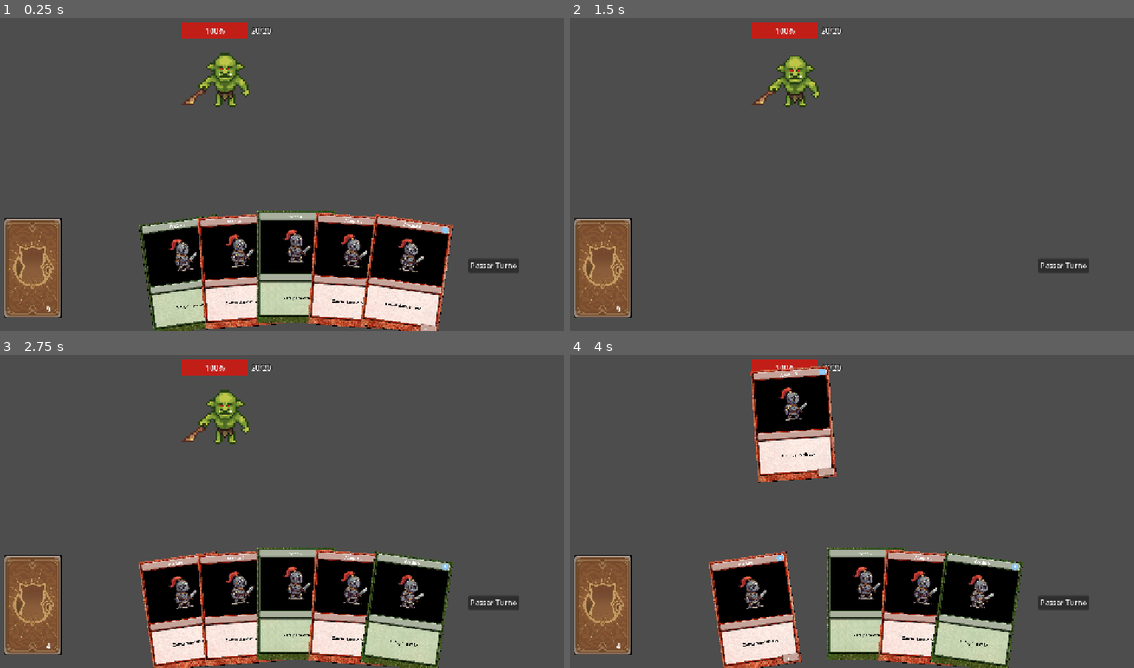
Above: before the commit, frames 1-4 (two rows, left to right).
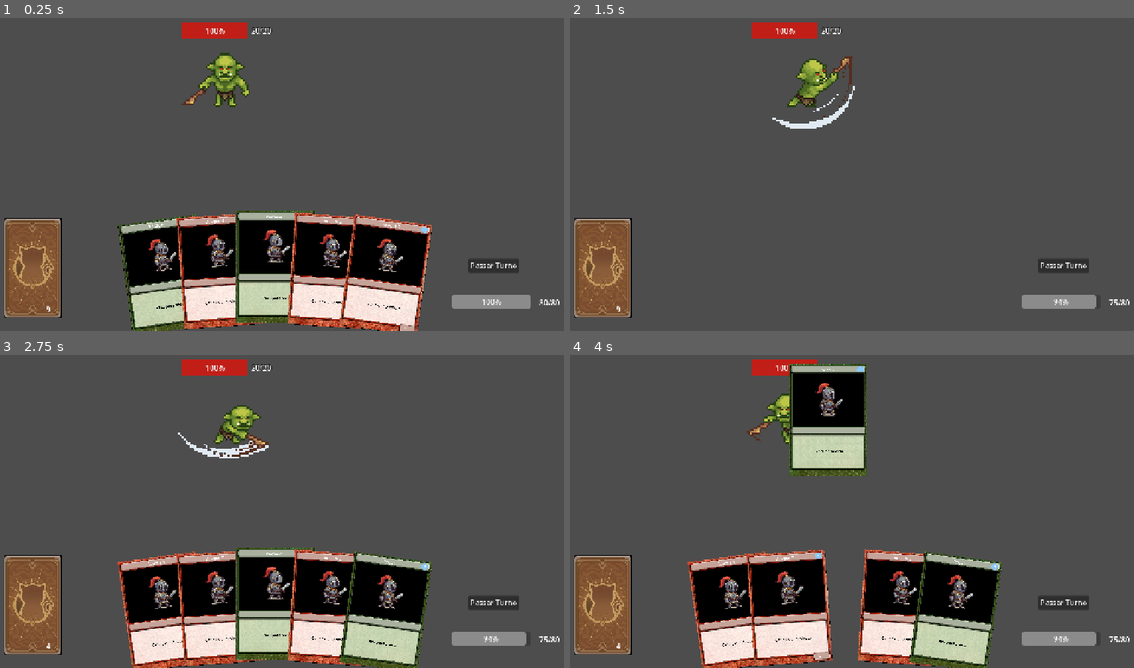
Above: after the commit, the same moments.

Repository: kaio358/ProjetoDeckBuilder
Game: Godot game, scene res://cenas/fases/fasePadrao.tscn
The game is run twice, just before and just after one commit, with the same random seed, the same clock (stepped at 60 frames per second) and the same inputs. This scene is started directly instead of the project's main scene.
Inputs (mouse positions are in pixels of both pictures, inside the frame that each line leads up to):
- Up to frame 1 (0.25 s): no input
- Up to frame 2 (1.5 s): click "Passar Turno" at 0.5 s; move the mouse to (981, 149) at 1.27 s; click (981, 149) at 1.42 s
- Up to frame 3 (2.75 s): drag from (163, 517) to (293, 605) at 2.02 s
- Up to frame 4 (4 s): move the mouse to (756, 611) at 2.77 s; click (756, 611) at 2.92 s; drag from (812, 608) to (795, 423) at 3.52 s

The runs differ from the first frame. In frame 1, 12% of the frame differs, in the area x 20-100%, y 61-100%; in frame 2, 2.3%; in frame 3, 13%; in frame 4, 21%, in the area x 20-100%, y 2-100%.

Commit message:
Inimigo_atacando_e_barra_de_vida_do_jogador
Um bom progresso do desenvolvimento do ataque do inimigo, mas preciso dar uma calibrada na animação e adicionar outras coisas que o inimigo pode fazer

Diff:
--- a/cenas/fases/fasePadrao.tscn
+++ b/cenas/fases/fasePadrao.tscn
@@ -1,6 +1,7 @@
 [gd_scene format=3 uid="uid://cl2bvxjcj1vxh"]
 
 [ext_resource type="Script" uid="uid://bguq703m6xfi3" path="res://scripts/fase/fase_padrao.gd" id="1_p2ek7"]
+[ext_resource type="Script" uid="uid://dlklwn1cgac3s" path="res://scripts/ui/interfaceVidaJogador.gd" id="2_t4gaf"]
 [ext_resource type="PackedScene" uid="uid://du7s0prjrc174" path="res://cenas/ui/mao.tscn" id="2_uvkco"]
 [ext_resource type="PackedScene" uid="uid://iy0b31kjlkiw" path="res://cenas/deck/baralhoBatalha.tscn" id="3_i3gro"]
 [ext_resource type="PackedScene" uid="uid://cmhn8rys73aep" path="res://cenas/cartas/cardPadraoAtaque.tscn" id="3_p2ek7"]
@@ -21,6 +22,32 @@
 offset_bottom = 594.0
 text = "Passar Turno"
 
+[node name="InterfaceVidaJogador" type="Control" parent="BattleUI" unique_id=851099001]
+layout_mode = 3
+anchors_preset = 0
+offset_left = 1108.0
+offset_top = 641.0
+offset_right = 1148.0
+offset_bottom = 681.0
+script = ExtResource("2_t4gaf")
+
+[node name="BarraVidaJogador" type="ProgressBar" parent="BattleUI/InterfaceVidaJogador" unique_id=260087175]
+layout_mode = 0
+offset_left = -97.0
+offset_right = 74.0
+offset_bottom = 31.0
+
+[node name="TextoVidaJogador" type="Label" parent="BattleUI/InterfaceVidaJogador" unique_id=1222691924]
+layout_mode = 0
+offset_left = 87.0
+offset_top = -7.0
+offset_right = 142.0
+offset_bottom = 42.0
+text = "50/50
+"
+horizontal_alignment = 1
+vertical_alignment = 1
+
 [node name="GerenciadorTurno" type="Node2D" parent="." unique_id=1196170749 node_paths=PackedStringArray("maoJogador", "deckJogador", "baralhoVisual")]
 position = Vector2(52, 19)
 script = ExtResource("4_hmvo2")
@@ -35,7 +62,7 @@
 position = Vector2(311, -29)
 
 [node name="Mao" parent="." unique_id=10372637 instance=ExtResource("2_uvkco")]
-position = Vector2(673, 581)
+position = Vector2(628, 581)
 cenaBaseAtaque = ExtResource("3_p2ek7")
 cenaBaseMagia = ExtResource("7_eke0r")
 
--- a/cenas/ui/mao.tscn
+++ b/cenas/ui/mao.tscn
@@ -1,6 +1,6 @@
 [gd_scene format=3 uid="uid://du7s0prjrc174"]
 
-[ext_resource type="Script" uid="uid://dp0c7p0wlca0t" path="res://scripts/cartas/mao.gd" id="1_si2ma"]
+[ext_resource type="Script" uid="uid://dp0c7p0wlca0t" path="res://scripts/ui/mao.gd" id="1_si2ma"]
 
 [sub_resource type="PackedScene" id="PackedScene_j0v8r"]
 
--- a/project.godot
+++ b/project.godot
@@ -14,6 +14,10 @@
 run/main_scene="uid://dobskhlfvhduh"
 config/features=PackedStringArray("4.7", "Mobile")
 config/icon="res://icon.svg"
+
+[autoload]
+
+DadosJogador="*uid://c6vcwmt4tc7bo"
 
 [display]
 
--- a/scripts/cartas/card_padrao_magia.gd
+++ b/scripts/cartas/card_padrao_magia.gd
@@ -12,12 +12,12 @@
 		poderMagico = dadosCarta["poder"]
 
 # Sobrescreve a função de efeito focada em suporte
-# Adicionamos o '(alvo: Node2D)' aqui para não quebrar a regra do pai!
+
 func executarEfeito(_alvo: Node2D) -> void:
 	match subTipoMagia:
 		"cura":
-			# Cura ignora o alvo inimigo e foca no jogador
 			print("Brilho verde! O jogador curou ", poderMagico, " de HP.")
+			DadosJogador.curar(poderMagico)
 		"buff_ataque":
 			print("Aura vermelha! O próximo ataque ganha +", poderMagico, " de dano.")
 		"comprar_carta":
--- a/scripts/fase/gerenciador_turno.gd
+++ b/scripts/fase/gerenciador_turno.gd
@@ -66,10 +66,23 @@
 
 func iniciarTurnoInimigo() -> void:
 	faseAtual = FasesDoTurno.TURNO_INIMIGO
+	print("--- TURNO DO INIMIGO COMEÇOU ---")
 
-	# O inimigo fantasma pensa por 1.5s
-	await get_tree().create_timer(1.5).timeout
+	# Pega todas as áreas do grupo 'inimigo' na cena
+	var areasInimigos = get_tree().get_nodes_in_group("inimigo")
 
+	for area in areasInimigos:
+		var inimigo = area.get_parent()
+
+		# Verifica se o inimigo ainda está vivo e tem a função de ataque
+		if is_instance_valid(inimigo) and inimigo.has_method("atacarJogador"):
+			print("Inimigo ", inimigo.name, " está atacando!")
+			inimigo.atacarJogador()
+
+			# Pausa dramática de 1 segundo para o jogador ver a animação
+			await get_tree().create_timer(1.0).timeout
+
+	# Após todos os inimigos atacarem, passa a vez de volta para o jogador
 	iniciarTurnoJogador()
 
 
--- a/scripts/inimigos/inimigo_padrao.gd
+++ b/scripts/inimigos/inimigo_padrao.gd
@@ -4,7 +4,7 @@
 @export var vidaMaxima: int = 20
 var vidaAtual: int
 
-# Referências aos nós filhos (ajuste os nomes se os seus estiverem diferentes)
+# Referências aos nós filhos
 @onready var arteInimigo: AnimatedSprite2D = $ArteInimigo
 @onready var labelVida: Label = $InterfaceVida/TextoVida
 @onready var barraVida: ProgressBar = $InterfaceVida/BarraVida
@@ -43,8 +43,10 @@
 		morrer()
 
 func atacarJogador() -> void:
-	# Toca a animação que você criou no painel
 	arteInimigo.play("atacando")
+
+	# Aplica o dano diretamente no gerenciador global de dados do jogador
+	DadosJogador.receberDano(5) # teste 5 de dano
 
 func _onAnimacaoTerminou() -> void:
 	# Se ele terminou de atacar, volta a ficar parado
--- /dev/null
+++ b/scripts/ui/dadosJogador.gd
@@ -0,0 +1,37 @@
+extends Node
+
+# Sinais para avisar a interface quando a vida mudar ou o jogador morrer
+signal vidaAlterada(vidaAtual, vidaMaxima)
+signal jogadorMorreu
+
+@export var vidaMaxima: int = 80
+var vidaAtual: int
+
+func _ready() -> void:
+	# Começa a run com vida cheia
+	vidaAtual = vidaMaxima
+
+# Reseta a vida para o início de uma nova campanha/run
+func resetarParaNovaRun() -> void:
+	vidaAtual = vidaMaxima
+	vidaAlterada.emit(vidaAtual, vidaMaxima)
+
+func receberDano(dano: int) -> void:
+	vidaAtual -= dano
+	if vidaAtual < 0:
+		vidaAtual = 0
+
+	print("Arthur recebeu ", dano, " de dano! Vida atual: ", vidaAtual, "/", vidaMaxima)
+	vidaAlterada.emit(vidaAtual, vidaMaxima)
+
+	if vidaAtual == 0:
+		print("GAME OVER: Arthur foi derrotado!")
+		jogadorMorreu.emit()
+
+func curar(quantidade: int) -> void:
+	vidaAtual += quantidade
+	if vidaAtual > vidaMaxima:
+		vidaAtual = vidaMaxima
+
+	print("Arthur curou ", quantidade, " de HP! Vida atual: ", vidaAtual)
+	vidaAlterada.emit(vidaAtual, vidaMaxima)
--- /dev/null
+++ b/scripts/ui/interfaceVidaJogador.gd
@@ -0,0 +1,21 @@
+extends Control
+class_name BarraVidaJogador
+
+@onready var barraVida: ProgressBar = $BarraVidaJogador
+@onready var labelVida: Label = $TextoVidaJogador
+
+func _ready() -> void:
+	# Conecta o sinal do Autoload global
+	DadosJogador.vidaAlterada.connect(atualizarInterface)
+
+	# Configura o estado inicial da barra na tela
+	atualizarInterface(DadosJogador.vidaAtual, DadosJogador.vidaMaxima)
+
+func atualizarInterface(vidaAtual: int, vidaMaxima: int) -> void:
+	if barraVida != null:
+		barraVida.min_value = 0
+		barraVida.max_value = vidaMaxima
+		barraVida.value = vidaAtual
+
+	if labelVida != null:
+		labelVida.text = str(vidaAtual) + "/" + str(vidaMaxima)
Not shown, added: scripts/ui/dadosJogador.gd.uid
Not shown, added: scripts/ui/interfaceVidaJogador.gd.uid
Renamed: scripts/cartas/mao.gd -> scripts/ui/mao.gd
Renamed: scripts/cartas/mao.gd.uid -> scripts/ui/mao.gd.uid
